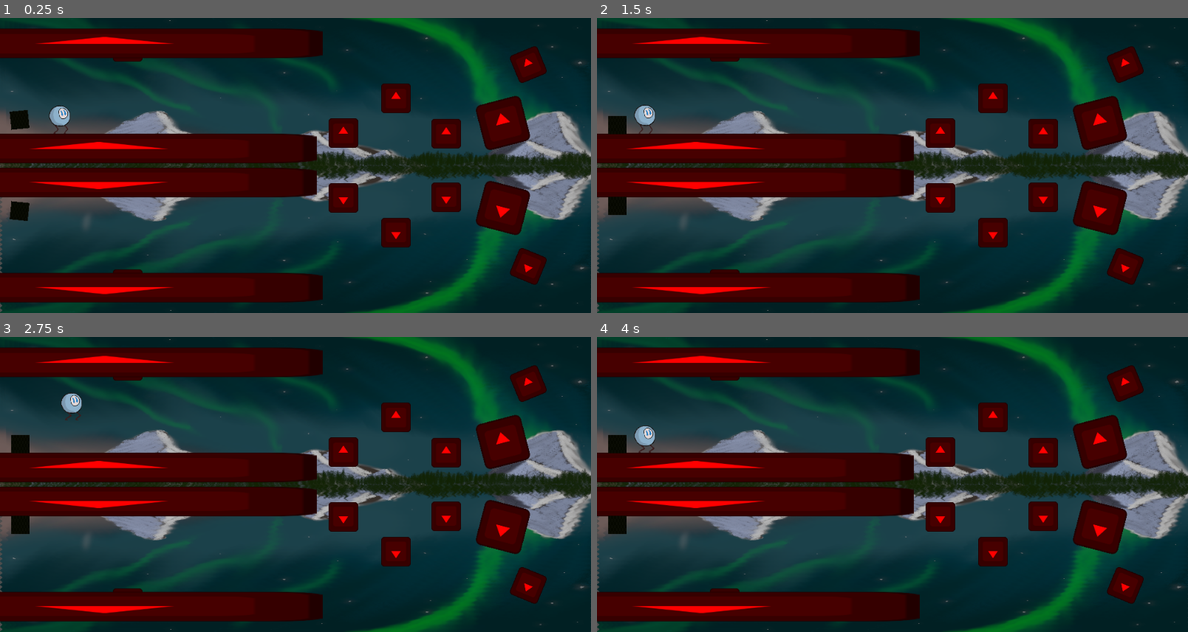
Above: before the commit, frames 1-4 (two rows, left to right).
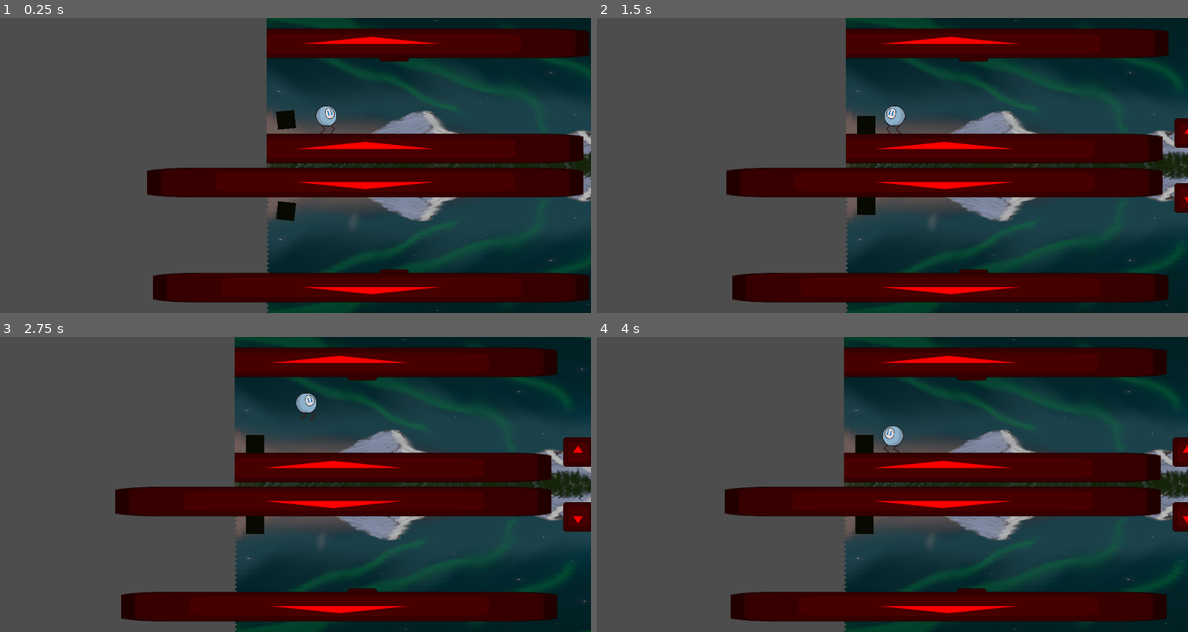
Above: after the commit, the same moments.

Repository: Rinkton/igu-summer-2024
Game: Godot game, scene res://main.tscn
The game is run twice, just before and just after one commit, with the same random seed, the same clock (stepped at 60 frames per second) and the same inputs. The engine's default icon, where the game draws it, is replaced by a stand-in: a white triangle on a blue panel in a dark square.
Inputs (mouse positions are in pixels of both pictures, inside the frame that each line leads up to):
- Up to frame 1 (0.25 s): no input
- Up to frame 2 (1.5 s): move the mouse to (1022, 150) at 0.52 s; tap A (a) at 0.6 s; tap Space (act) at 0.8, 1.35 s; move the mouse to (774, 180) at 1.27 s
- Up to frame 3 (2.75 s): tap D (d) at 1.55, 2.1 s; move the mouse to (354, 419) at 2.02 s; tap W (w) at 2.3 s
- Up to frame 4 (4 s): move the mouse to (862, 543) at 2.77 s; tap W (w) at 2.85 s; tap A (a) at 3.05, 3.6 s; move the mouse to (1069, 528) at 3.52 s; tap Space (act) at 3.8 s

The runs differ from the first frame. In frame 1, 71% of the frame differs, in the area x 0-100%, y 0-100%; in frame 2, 68%; in frame 3, 64%; in frame 4, 67%.

Commit message:
Made some improvements for player: run animation, coyote time and jump buffer. Made the camera

Diff:
--- /dev/null
+++ b/4.3proto/camera.gd
@@ -0,0 +1,16 @@
+extends Camera2D
+
+
+@export var LERP_SPEED: float = 0.05
+
+var target
+
+
+func _ready():
+	target = get_tree().current_scene.get_node("character")
+
+func _physics_process(delta):
+	if is_instance_valid(target):
+		var target_pos_x
+		target_pos_x = int(lerp(self.global_position.x, target.position.x, LERP_SPEED))
+		global_position = Vector2(target_pos_x, 250)
--- /dev/null
+++ b/4.3proto/camera.tscn
@@ -0,0 +1,6 @@
+[gd_scene load_steps=2 format=3 uid="uid://pqw12i2ojyfo"]
+
+[ext_resource type="Script" path="res://camera.gd" id="1_hqxqy"]
+
+[node name="camera" type="Camera2D"]
+script = ExtResource("1_hqxqy")
--- a/4.3proto/character.gd
+++ b/4.3proto/character.gd
@@ -11,9 +11,6 @@
 	axis = get_tree().current_scene.get_node("axis")
 
 func _process(_delta):
-
-
-
 	# after calling move_and_slide()
 	for i in get_slide_collision_count():
 		var c = get_slide_collision(i)
@@ -26,11 +23,25 @@
 			velocity.y = 1000
 	check_is_above()
 
-	if Input.is_action_just_pressed('w') and is_on_floor():
+	if Input.is_action_just_pressed('w'):
+		$jump_buffer_timer.start()
+	if is_on_floor():
+		$coyote_timer.start()
+
+	if not $jump_buffer_timer.is_stopped() and not $coyote_timer.is_stopped():
 		velocity.y = -500
+		$jump_buffer_timer.stop()
+		$coyote_timer.stop()
 	var horz = Input.get_axis('a','d')
 	velocity.x = 100 * horz
 	velocity.x = 300 * horz
+
+	if velocity.x > 10:
+		for anim in [$idle, $run, $jump]:
+			anim.flip_h = false
+	elif velocity.x < -10:
+		for anim in [$idle, $run, $jump]:
+			anim.flip_h = true
 
 	animate()
 
@@ -40,22 +51,23 @@
 	is_above = global_position.y < axis.global_position.y - 10
 
 func animate():
-
 	if velocity == Vector2(0,0):
-
-
-		$idle.visible = true
-		$jump.visible = false
-		$idle.play()
-		$jump.stop()
-
+		play_anim($idle)
 	else:
 		if velocity.y != 0:
-			if velocity.x < 0:
-				$jump.scale.x = -0.2
-			elif velocity.x  > 0:
-				$jump.scale.x = 0.2
-			$idle.visible = false
-			$jump.visible = true
-			$jump.play()
-			$idle.stop()
+			play_anim($jump)
+		else:
+			play_anim($run)
+
+func play_anim(what):
+	for anim in [$idle, $run, $jump]:
+		if anim == what:
+			anim.visible = true
+			anim.play()
+			if anim == $run:
+				$RunAnimationPlayer.play("running")
+			else:
+				$RunAnimationPlayer.play("not running")
+		else:
+			anim.visible = false
+			anim.stop()
--- a/4.3proto/character.tscn
+++ b/4.3proto/character.tscn
@@ -1,6 +1,7 @@
-[gd_scene load_steps=23 format=3 uid="uid://bl0p65sry0nln"]
+[gd_scene load_steps=45 format=3 uid="uid://bl0p65sry0nln"]
 
 [ext_resource type="Script" path="res://character.gd" id="1_6tw1u"]
+[ext_resource type="Texture2D" uid="uid://cthjijvllfqlk" path="res://Character_Run_Spritesheet_crossing_legs_STABILIZED1.png" id="3_empa2"]
 [ext_resource type="Texture2D" uid="uid://bkh81hj3sha0h" path="res://Spritesheet_Character_Jump.png" id="3_p0pca"]
 [ext_resource type="Texture2D" uid="uid://bevrr1eqls3go" path="res://spritesheet_Idle.png" id="4_mao3s"]
 
@@ -78,64 +79,275 @@
 "speed": 5.0
 }]
 
-[sub_resource type="AtlasTexture" id="AtlasTexture_rsqf0"]
+[sub_resource type="AtlasTexture" id="AtlasTexture_dpvlu"]
 atlas = ExtResource("4_mao3s")
 region = Rect2(0, 0, 256, 256)
 
-[sub_resource type="AtlasTexture" id="AtlasTexture_46r8k"]
+[sub_resource type="AtlasTexture" id="AtlasTexture_hk48u"]
 atlas = ExtResource("4_mao3s")
 region = Rect2(256, 0, 256, 256)
 
-[sub_resource type="AtlasTexture" id="AtlasTexture_naw50"]
+[sub_resource type="AtlasTexture" id="AtlasTexture_w1sx6"]
 atlas = ExtResource("4_mao3s")
 region = Rect2(512, 0, 256, 256)
 
-[sub_resource type="AtlasTexture" id="AtlasTexture_ma2y1"]
+[sub_resource type="AtlasTexture" id="AtlasTexture_8cp7j"]
 atlas = ExtResource("4_mao3s")
 region = Rect2(768, 0, 256, 256)
 
-[sub_resource type="AtlasTexture" id="AtlasTexture_c73ly"]
+[sub_resource type="AtlasTexture" id="AtlasTexture_qil6c"]
 atlas = ExtResource("4_mao3s")
 region = Rect2(1024, 0, 256, 256)
 
-[sub_resource type="AtlasTexture" id="AtlasTexture_vt4yd"]
+[sub_resource type="AtlasTexture" id="AtlasTexture_6c5gx"]
 atlas = ExtResource("4_mao3s")
 region = Rect2(1280, 0, 256, 256)
 
-[sub_resource type="AtlasTexture" id="AtlasTexture_fhi00"]
+[sub_resource type="AtlasTexture" id="AtlasTexture_73atl"]
 atlas = ExtResource("4_mao3s")
 region = Rect2(1536, 0, 256, 256)
 
-[sub_resource type="SpriteFrames" id="SpriteFrames_hsy32"]
+[sub_resource type="SpriteFrames" id="SpriteFrames_ypvle"]
 animations = [{
 "frames": [{
 "duration": 1.0,
-"texture": SubResource("AtlasTexture_rsqf0")
-}, {
-"duration": 1.0,
-"texture": SubResource("AtlasTexture_46r8k")
-}, {
-"duration": 1.0,
-"texture": SubResource("AtlasTexture_naw50")
-}, {
-"duration": 1.0,
-"texture": SubResource("AtlasTexture_ma2y1")
-}, {
-"duration": 1.0,
-"texture": SubResource("AtlasTexture_c73ly")
-}, {
-"duration": 1.0,
-"texture": SubResource("AtlasTexture_vt4yd")
-}, {
-"duration": 1.0,
-"texture": SubResource("AtlasTexture_fhi00")
+"texture": SubResource("AtlasTexture_dpvlu")
+}, {
+"duration": 1.0,
+"texture": SubResource("AtlasTexture_hk48u")
+}, {
+"duration": 1.0,
+"texture": SubResource("AtlasTexture_w1sx6")
+}, {
+"duration": 1.0,
+"texture": SubResource("AtlasTexture_8cp7j")
+}, {
+"duration": 1.0,
+"texture": SubResource("AtlasTexture_qil6c")
+}, {
+"duration": 1.0,
+"texture": SubResource("AtlasTexture_6c5gx")
+}, {
+"duration": 1.0,
+"texture": SubResource("AtlasTexture_73atl")
 }],
 "loop": true,
 "name": &"default",
 "speed": 5.0
 }]
 
+[sub_resource type="AtlasTexture" id="AtlasTexture_qe06k"]
+atlas = ExtResource("3_empa2")
+region = Rect2(0, 0, 256, 256)
+
+[sub_resource type="AtlasTexture" id="AtlasTexture_vxjmy"]
+atlas = ExtResource("3_empa2")
+region = Rect2(256, 0, 256, 256)
+
+[sub_resource type="AtlasTexture" id="AtlasTexture_p1h5l"]
+atlas = ExtResource("3_empa2")
+region = Rect2(512, 0, 256, 256)
+
+[sub_resource type="AtlasTexture" id="AtlasTexture_fplu5"]
+atlas = ExtResource("3_empa2")
+region = Rect2(768, 0, 256, 256)
+
+[sub_resource type="AtlasTexture" id="AtlasTexture_biogs"]
+atlas = ExtResource("3_empa2")
+region = Rect2(1024, 0, 256, 256)
+
+[sub_resource type="AtlasTexture" id="AtlasTexture_d1m4a"]
+atlas = ExtResource("3_empa2")
+region = Rect2(1280, 0, 256, 256)
+
+[sub_resource type="AtlasTexture" id="AtlasTexture_d0bef"]
+atlas = ExtResource("3_empa2")
+region = Rect2(1536, 0, 256, 256)
+
+[sub_resource type="AtlasTexture" id="AtlasTexture_rykhn"]
+atlas = ExtResource("3_empa2")
+region = Rect2(1792, 0, 256, 256)
+
+[sub_resource type="AtlasTexture" id="AtlasTexture_3scln"]
+atlas = ExtResource("3_empa2")
+region = Rect2(2048, 0, 256, 256)
+
+[sub_resource type="AtlasTexture" id="AtlasTexture_ba20w"]
+atlas = ExtResource("3_empa2")
+region = Rect2(2304, 0, 256, 256)
+
+[sub_resource type="AtlasTexture" id="AtlasTexture_faqkk"]
+atlas = ExtResource("3_empa2")
+region = Rect2(2560, 0, 256, 256)
+
+[sub_resource type="AtlasTexture" id="AtlasTexture_btt1f"]
+atlas = ExtResource("3_empa2")
+region = Rect2(2816, 0, 256, 256)
+
+[sub_resource type="AtlasTexture" id="AtlasTexture_fmmsl"]
+atlas = ExtResource("3_empa2")
+region = Rect2(3072, 0, 256, 256)
+
+[sub_resource type="AtlasTexture" id="AtlasTexture_hovs0"]
+atlas = ExtResource("3_empa2")
+region = Rect2(3328, 0, 256, 256)
+
+[sub_resource type="AtlasTexture" id="AtlasTexture_pfue2"]
+atlas = ExtResource("3_empa2")
+region = Rect2(3584, 0, 256, 256)
+
+[sub_resource type="AtlasTexture" id="AtlasTexture_62rs4"]
+atlas = ExtResource("3_empa2")
+region = Rect2(3840, 0, 256, 256)
+
+[sub_resource type="SpriteFrames" id="SpriteFrames_hsy32"]
+animations = [{
+"frames": [{
+"duration": 1.0,
+"texture": SubResource("AtlasTexture_qe06k")
+}, {
+"duration": 1.0,
+"texture": SubResource("AtlasTexture_vxjmy")
+}, {
+"duration": 1.0,
+"texture": SubResource("AtlasTexture_p1h5l")
+}, {
+"duration": 1.0,
+"texture": SubResource("AtlasTexture_fplu5")
+}, {
+"duration": 1.0,
+"texture": SubResource("AtlasTexture_biogs")
+}, {
+"duration": 1.0,
+"texture": SubResource("AtlasTexture_d1m4a")
+}, {
+"duration": 1.0,
+"texture": SubResource("AtlasTexture_d0bef")
+}, {
+"duration": 1.0,
+"texture": SubResource("AtlasTexture_rykhn")
+}, {
+"duration": 1.0,
+"texture": SubResource("AtlasTexture_3scln")
+}, {
+"duration": 1.0,
+"texture": SubResource("AtlasTexture_ba20w")
+}, {
+"duration": 1.0,
+"texture": SubResource("AtlasTexture_faqkk")
+}, {
+"duration": 1.0,
+"texture": SubResource("AtlasTexture_btt1f")
+}, {
+"duration": 1.0,
+"texture": SubResource("AtlasTexture_fmmsl")
+}, {
+"duration": 1.0,
+"texture": SubResource("AtlasTexture_hovs0")
+}, {
+"duration": 1.0,
+"texture": SubResource("AtlasTexture_pfue2")
+}, {
+"duration": 1.0,
+"texture": SubResource("AtlasTexture_62rs4")
+}],
+"loop": true,
+"name": &"default",
+"speed": 5.0
+}]
+
+[sub_resource type="Animation" id="Animation_r5u0g"]
+length = 0.001
+tracks/0/type = "value"
+tracks/0/imported = false
+tracks/0/enabled = true
+tracks/0/path = NodePath("run:position")
+tracks/0/interp = 1
+tracks/0/loop_wrap = true
+tracks/0/keys = {
+"times": PackedFloat32Array(0),
+"transitions": PackedFloat32Array(1),
+"update": 0,
+"values": [Vector2(0, 0)]
+}
+tracks/1/type = "value"
+tracks/1/imported = false
+tracks/1/enabled = true
+tracks/1/path = NodePath("run:scale")
+tracks/1/interp = 1
+tracks/1/loop_wrap = true
+tracks/1/keys = {
+"times": PackedFloat32Array(0),
+"transitions": PackedFloat32Array(1),
+"update": 0,
+"values": [Vector2(0.2, 0.2)]
+}
+
+[sub_resource type="Animation" id="Animation_muy5v"]
+resource_name = "running"
+length = 0.3
+loop_mode = 1
+tracks/0/type = "value"
+tracks/0/imported = false
+tracks/0/enabled = true
+tracks/0/path = NodePath("run:scale")
+tracks/0/interp = 2
+tracks/0/loop_wrap = true
+tracks/0/keys = {
+"times": PackedFloat32Array(0, 0.133333, 0.233333),
+"transitions": PackedFloat32Array(1, 1, 1),
+"update": 0,
+"values": [Vector2(0.2, 0.2), Vector2(0.19375, 0.201563), Vector2(0.210937, 0.197656)]
+}
+tracks/1/type = "value"
+tracks/1/imported = false
+tracks/1/enabled = true
+tracks/1/path = NodePath("run:position")
+tracks/1/interp = 2
+tracks/1/loop_wrap = true
+tracks/1/keys = {
+"times": PackedFloat32Array(0, 0.133333, 0.233333),
+"transitions": PackedFloat32Array(1, 1, 1),
+"update": 0,
+"values": [Vector2(0, 0), Vector2(0, -0.199997), Vector2(0, 0.3)]
+}
+
+[sub_resource type="Animation" id="Animation_sah6j"]
+resource_name = "not running"
+tracks/0/type = "value"
+tracks/0/imported = false
+tracks/0/enabled = true
+tracks/0/path = NodePath("run:position")
+tracks/0/interp = 1
+tracks/0/loop_wrap = true
+tracks/0/keys = {
+"times": PackedFloat32Array(0),
+"transitions": PackedFloat32Array(1),
+"update": 0,
+"values": [Vector2(0, 0)]
+}
+tracks/1/type = "value"
+tracks/1/imported = false
+tracks/1/enabled = true
+tracks/1/path = NodePath("run:scale")
+tracks/1/interp = 1
+tracks/1/loop_wrap = true
+tracks/1/keys = {
+"times": PackedFloat32Array(0),
+"transitions": PackedFloat32Array(1),
+"update": 0,
+"values": [Vector2(0.2, 0.2)]
+}
+
+[sub_resource type="AnimationLibrary" id="AnimationLibrary_n77k8"]
+_data = {
+"RESET": SubResource("Animation_r5u0g"),
+"not running": SubResource("Animation_sah6j"),
+"running": SubResource("Animation_muy5v")
+}
+
 [node name="character" type="CharacterBody2D"]
+floor_snap_length = 4.0
 script = ExtResource("1_6tw1u")
 
 [node name="CollisionShape2D" type="CollisionShape2D" parent="."]
@@ -158,7 +370,30 @@
 z_index = 1
 texture_filter = 1
 scale = Vector2(0.2, 0.2)
+sprite_frames = SubResource("SpriteFrames_ypvle")
+frame = 2
+frame_progress = 0.154452
+speed_scale = 2.0
+
+[node name="run" type="AnimatedSprite2D" parent="."]
+visible = false
+z_index = 1
+texture_filter = 1
+scale = Vector2(0.2, 0.2)
 sprite_frames = SubResource("SpriteFrames_hsy32")
-frame = 1
-frame_progress = 0.34828
-speed_scale = 2.0
+frame = 9
+frame_progress = 0.215464
+speed_scale = 4.0
+
+[node name="RunAnimationPlayer" type="AnimationPlayer" parent="."]
+libraries = {
+"": SubResource("AnimationLibrary_n77k8")
+}
+
+[node name="coyote_timer" type="Timer" parent="."]
+wait_time = 0.1
+one_shot = true
+
+[node name="jump_buffer_timer" type="Timer" parent="."]
+wait_time = 0.1
+one_shot = true
--- a/4.3proto/main.tscn
+++ b/4.3proto/main.tscn
@@ -7,6 +7,7 @@
 [ext_resource type="Texture2D" uid="uid://c6w3unwxitc3f" path="res://bg_below.png" id="3_fun30"]
 [ext_resource type="PackedScene" uid="uid://bhrou6ujbten2" path="res://obst1.tscn" id="4_72qsx"]
 [ext_resource type="PackedScene" uid="uid://y670nsgjw3ha" path="res://node_2d.tscn" id="5_32rjb"]
+[ext_resource type="PackedScene" uid="uid://pqw12i2ojyfo" path="res://camera.tscn" id="8_0s4gn"]
 
 [sub_resource type="Gradient" id="Gradient_glrde"]
 offsets = PackedFloat32Array(1)
@@ -92,3 +93,5 @@
 range_z_max = 2
 texture = SubResource("GradientTexture2D_j2d1a")
 metadata/_edit_lock_ = true
+
+[node name="camera" parent="." instance=ExtResource("8_0s4gn")]
Binary file added: 4.3proto/Character_Run_Spritesheet_crossing_legs_STABILIZED1.png
Not shown, added: 4.3proto/Character_Run_Spritesheet_crossing_legs_STABILIZED1.png.import
Not shown: 1 places in 4.3proto/main.tscn that only renumber resources
